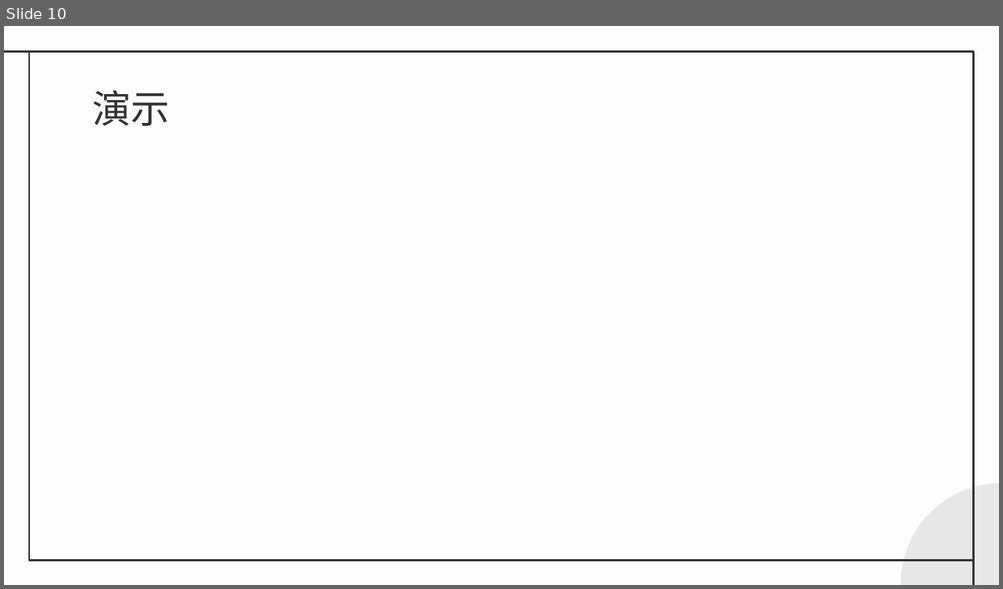
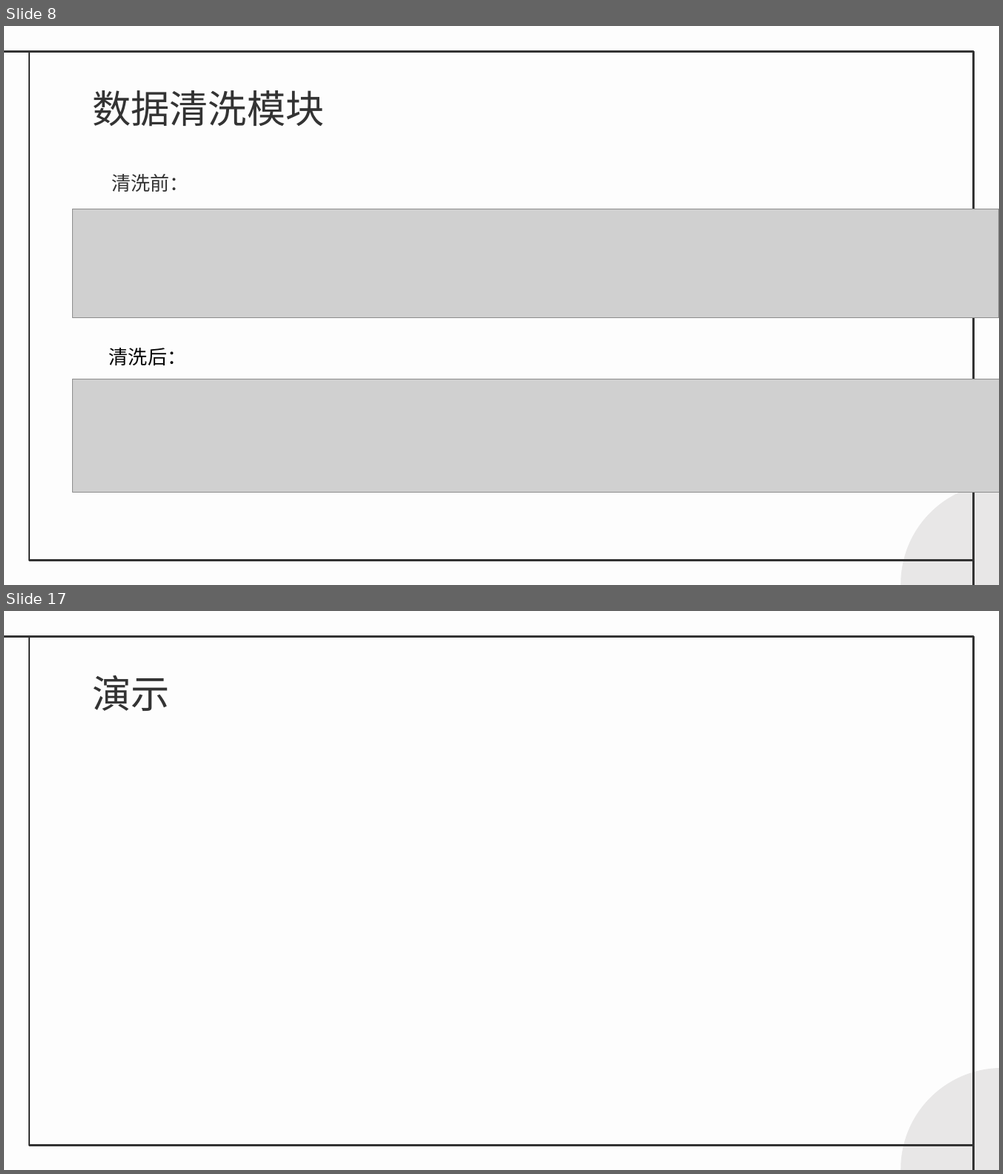
Before and after one commit to sky888galaxy/steam-spider, a slide deck: docs/答辩.pptx. Shown one above the other, each under a label of ours: slide 10 before the commit, slides 8 and 17 after it; the slides between them are not shown. The pictures are 1003x589 and 1003x1174 pixels, drawn with LibreOffice and Linux fonts; fonts in the diff are those of the drawing; grey boxes stand for pictures. Boxes give left, top, right and bottom in pixels: in the first picture for what was removed or moved away, otherwise in the second. Text is boxed around its words. In the diff, an @@ line names an element or a change of style, - is before the commit and + after.

```diff
--- a/docs/答辩.pptx
+++ b/docs/答辩.pptx
@@ slide 8 added at <box>4,26,999,585</box>, background #FDFDFD; not listed: 4 template elements that a slide beside it also shows @@
@@ title added at <box>92,90,324,127</box>, 28 pt, text #333333 @@
+数据清洗模块
@@ text added at <box>111,174,189,192</box>, 14 pt, text #333333 @@
+清洗前：
@@ picture added at <box>73,209,999,318</box> @@
@@ text added at <box>109,348,187,366</box>, 14 pt, text #000000 @@
+清洗后：
@@ picture added at <box>73,379,999,492</box> @@
@@ what was slide 10 is now slide 17 @@
```
Also in this commit, not shown: 8 slides changed, 9 other slides added, 2 slides removed, 3 other files.
